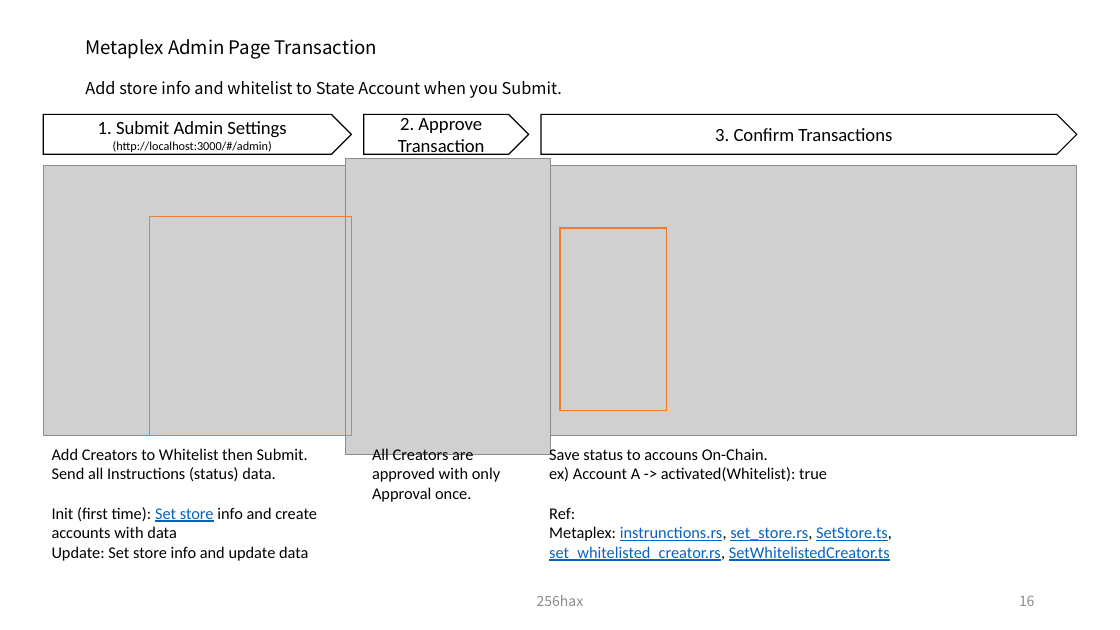
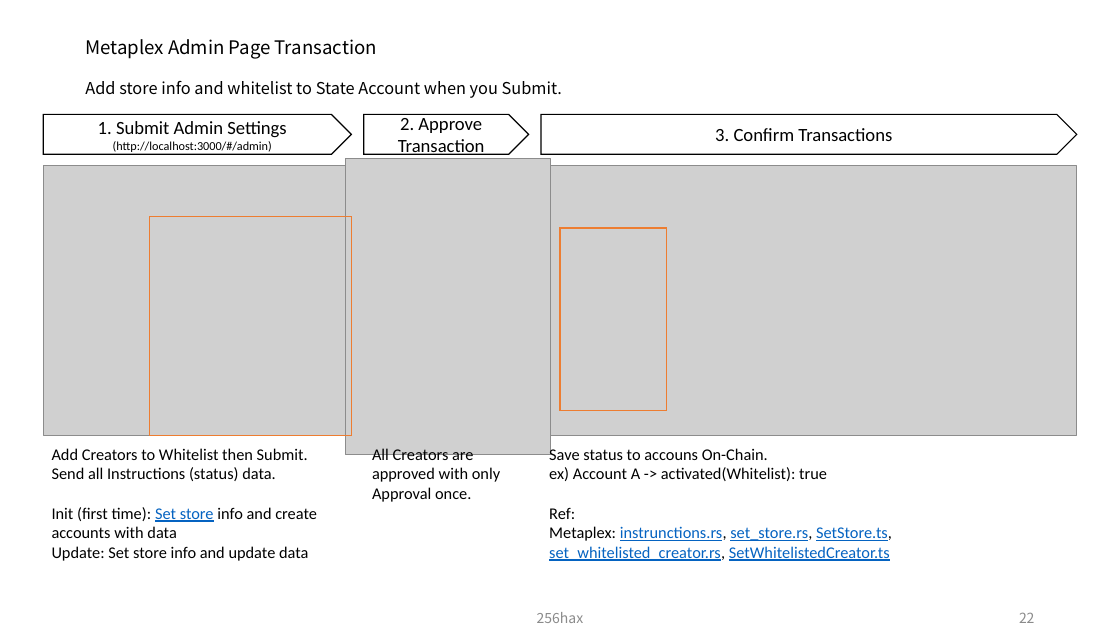
Before and after one commit to legendaryangelist/solana-anchor-react-essential, a slide deck: slide 23 of docs/Solana_Blockchain_Outline_Figure.pptx (slide 17 before the commit). Drawn at 1120x630 pixels with LibreOffice and Linux fonts; fonts in the diff are those of the drawing; grey boxes stand for pictures. Boxes give left, top, right and bottom in pixels: in the first picture for what was removed or moved away, otherwise in the second. Text is boxed around its words. In the diff, an @@ line names an element or a change of style, - is before the commit and + after.

```diff
--- a/docs/Solana_Blockchain_Outline_Figure.pptx
+++ b/docs/Solana_Blockchain_Outline_Figure.pptx
@@ text "256hax": place and size @@
-text "256hax" at [537, 595, 584, 606]
+text "256hax" at [537, 612, 584, 623]
@@ page number at [1019, 612, 1035, 623]: text changed @@
-16
+22
```
Also in this commit, not shown: 32 other slides changed, 6 slides added.
